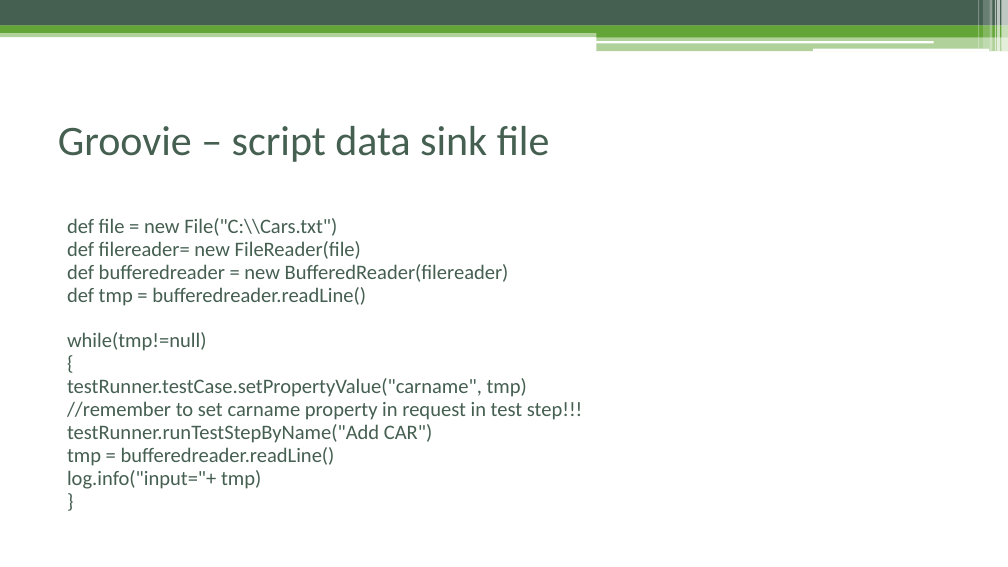
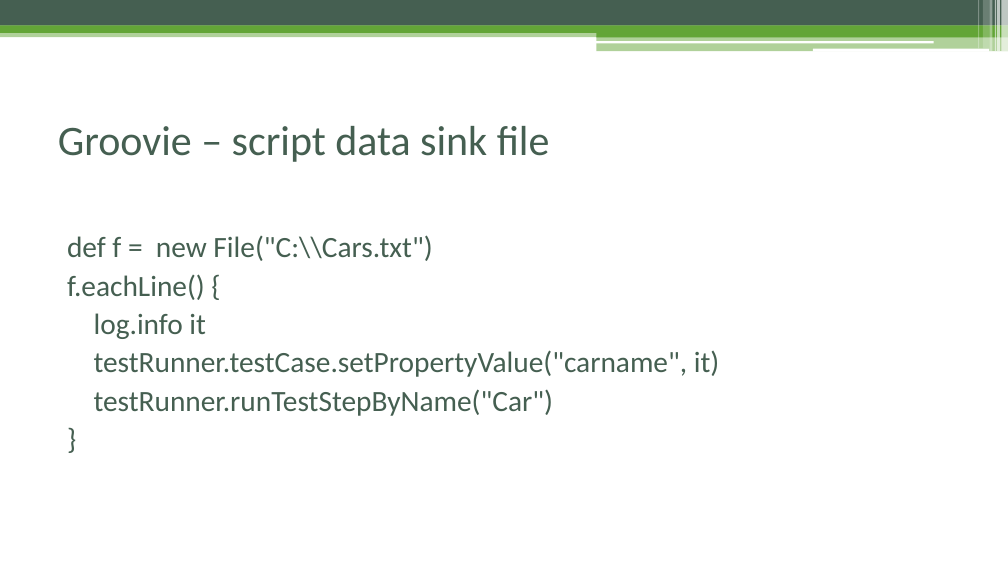
Before and after one commit to czyzyk29/SoapUI_Workshop, a slide deck: slide 50 of Warsztat_soapUI.pptx (slide 49 before the commit). Drawn at 1008x567 pixels with LibreOffice and Linux fonts; fonts in the diff are those of the drawing. Boxes give left, top, right and bottom in pixels: in the first picture for what was removed or moved away, otherwise in the second. Text is boxed around its words. In the diff, an @@ line names an element or a change of style, - is before the commit and + after.

```diff
--- a/Warsztat_soapUI.pptx
+++ b/Warsztat_soapUI.pptx
@@ text "def f = new File("C:\\Cars.txt")" at bbox=[67, 235, 719, 416]: size 19.6 to 28 pt in "}"; line spacing 0.8 to 1 @@
@@ text at bbox=[67, 235, 719, 416]: text changed; size 19.6 to 28 pt @@
-def file = new File("C:\\Cars.txt")
-def filereader= new FileReader(file)
-def bufferedreader = new BufferedReader(filereader)
-def tmp = bufferedreader.readLine()
-while(tmp!=null)
-{
-testRunner.testCase.setPropertyValue("carname", tmp)
-//remember to set carname property in request in test step!!!
-testRunner.runTestStepByName("Add CAR")
-tmp = bufferedreader.readLine()
-log.info("input="+ tmp)
+def f = new File("C:\\Cars.txt")
+f.eachLine() {
+log.info it
+testRunner.testCase.setPropertyValue("carname", it)
+testRunner.runTestStepByName("Car")
```
Also in this commit, not shown: 15 other slides changed, 2 slides added, 10 other files.
